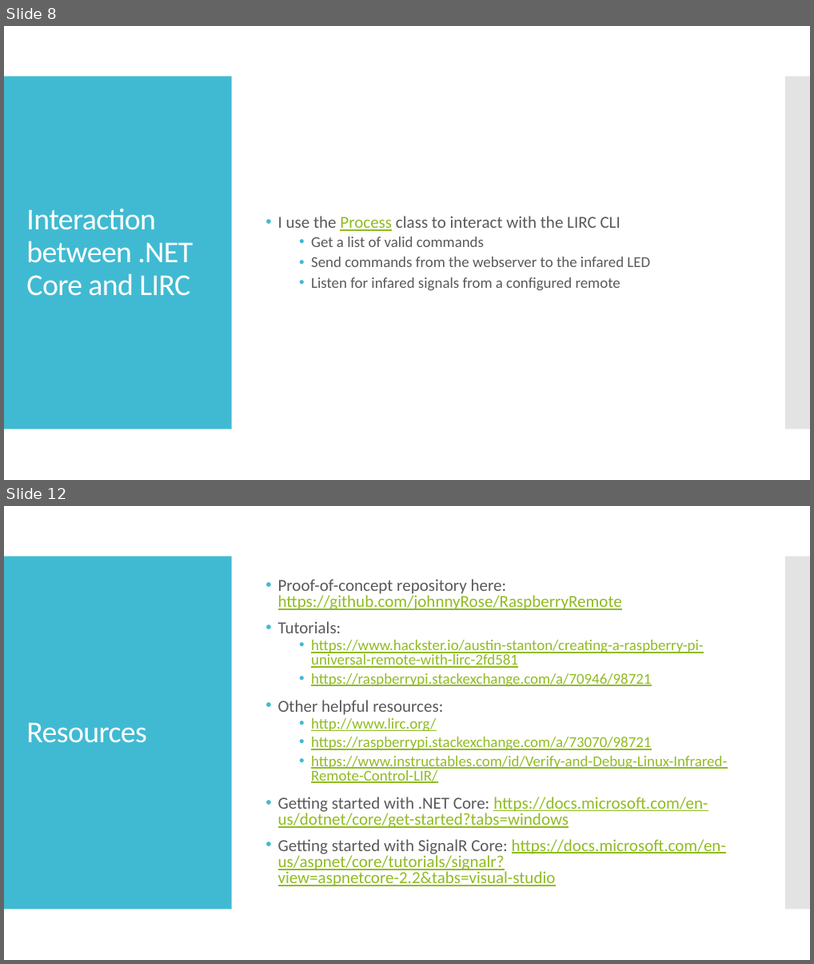
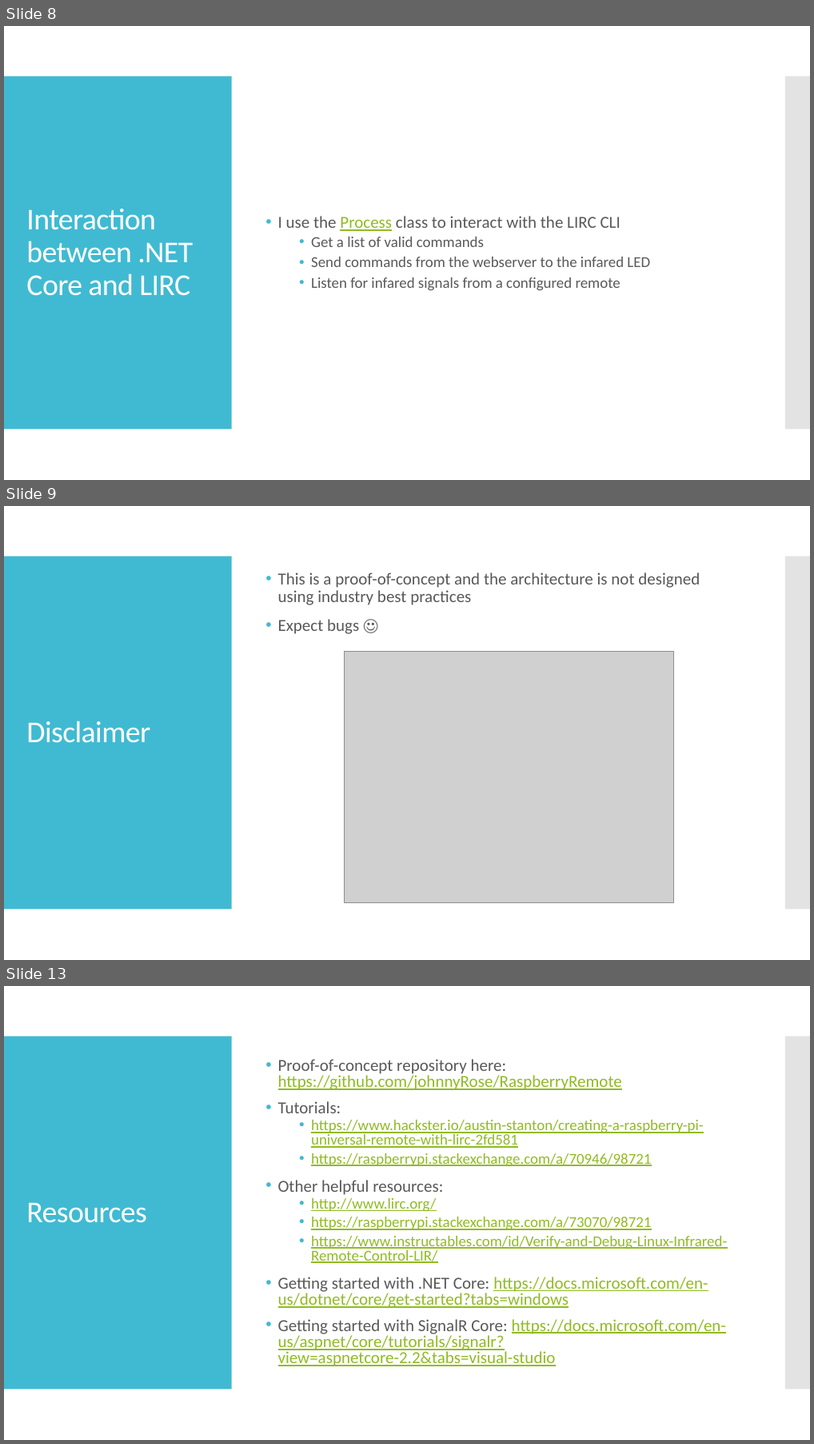
Before and after one commit to johnnyRose/RaspberryRemote, a slide deck: RaspberryRemote.pptx. Shown one above the other, each under a label of ours: slides 8 and 12 before the commit, slides 8, 9 and 13 after it; the slides between them are not shown. The pictures are 814x964 and 814x1444 pixels, drawn with LibreOffice and Linux fonts; fonts in the diff are those of the drawing; grey boxes stand for pictures. Boxes give left, top, right and bottom in pixels: in the first picture for what was removed or moved away, otherwise in the second. Text is boxed around its words. In the diff, an @@ line names an element or a change of style, - is before the commit and + after.

```diff
--- a/RaspberryRemote.pptx
+++ b/RaspberryRemote.pptx
@@ slide 9 added at (4, 506, 810, 960), background #FFFFFF; not listed: 2 template elements that a slide beside it also shows @@
@@ text added at (278, 572, 700, 634), 20 pt, text #595959 @@
+• This is a proof-of-concept and the architecture is not designed using industry best practices
+• Expect bugs ☺
@@ picture added at (344, 651, 674, 903) @@
@@ title added at (26, 720, 150, 743), 36 pt, text #FFFFFF @@
+Disclaimer
@@ what was slide 12 is now slide 13 @@
```
Also in this commit, not shown: 4 slides changed.
